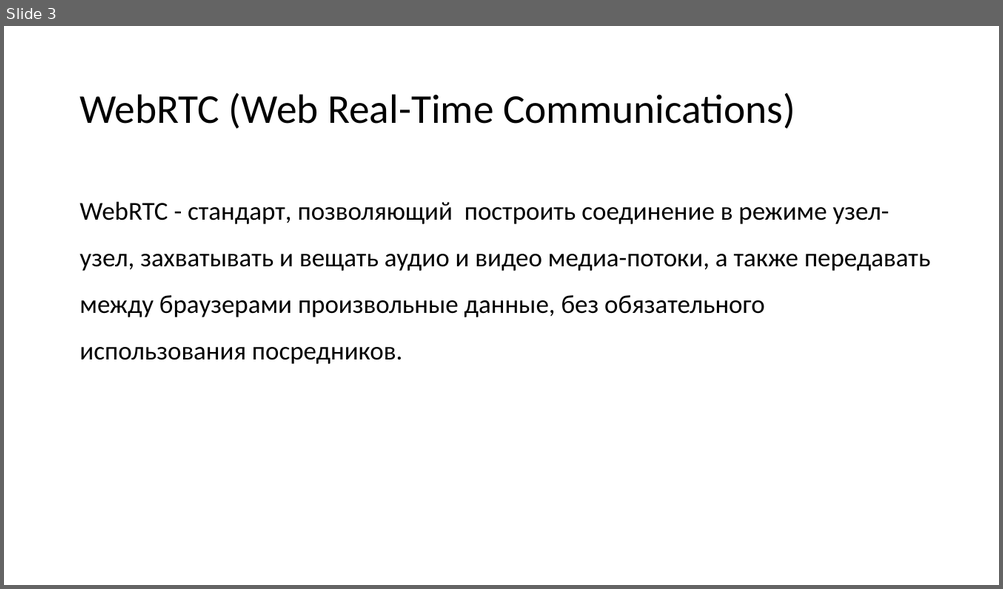
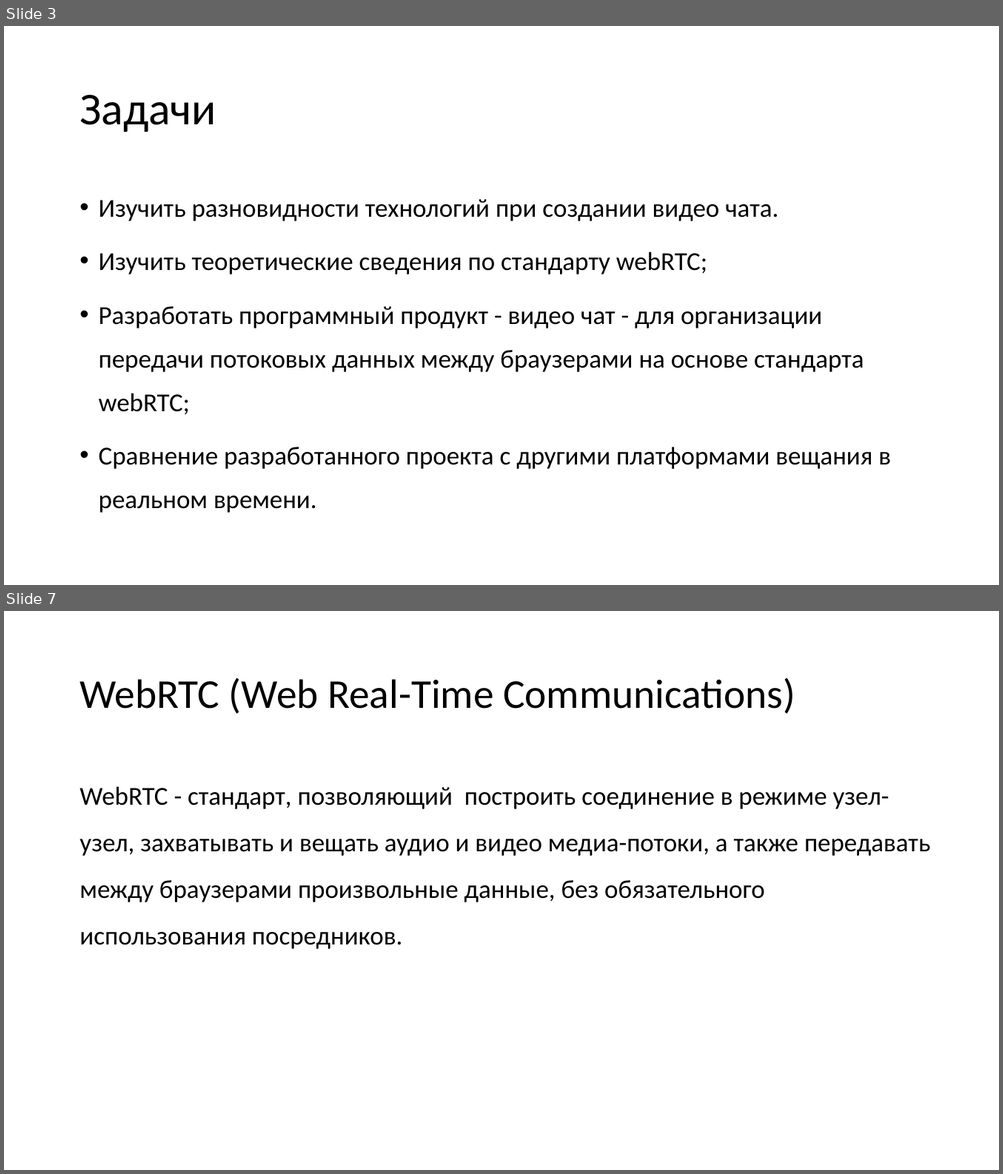
Before and after one commit to vladstarikov88/diploma, a slide deck: presentation.pptx. Shown one above the other, each under a label of ours: slide 3 before the commit, slides 3 and 7 after it; the slides between them are not shown. The pictures are 1003x589 and 1003x1174 pixels, drawn with LibreOffice and Linux fonts; fonts in the diff are those of the drawing. Boxes give left, top, right and bottom in pixels: in the first picture for what was removed or moved away, otherwise in the second. Text is boxed around its words. In the diff, an @@ line names an element or a change of style, - is before the commit and + after.

```diff
--- a/presentation.pptx
+++ b/presentation.pptx
@@ slide 3 added at (4, 26, 999, 585), background #FFFFFF @@
@@ title added at (79, 95, 216, 132), 44 pt, text #000000 @@
+Задачи
@@ text added at (99, 199, 891, 513), 25 pt, text #000000 @@
+• Изучить разновидности технологий при создании видео чата.
+• Изучить теоретические сведения по стандарту webRTC;
+• Разработать программный продукт - видео чат - для организации передачи потоковых данных между браузерами на основе стандарта webRTC;
+• Сравнение разработанного проекта с другими платформами вещания в реальном времени.
@@ what was slide 3 is now slide 7 @@
```
Also in this commit, not shown: 7 slides changed, 9 other slides added, 10 slides removed, 4 other files.
